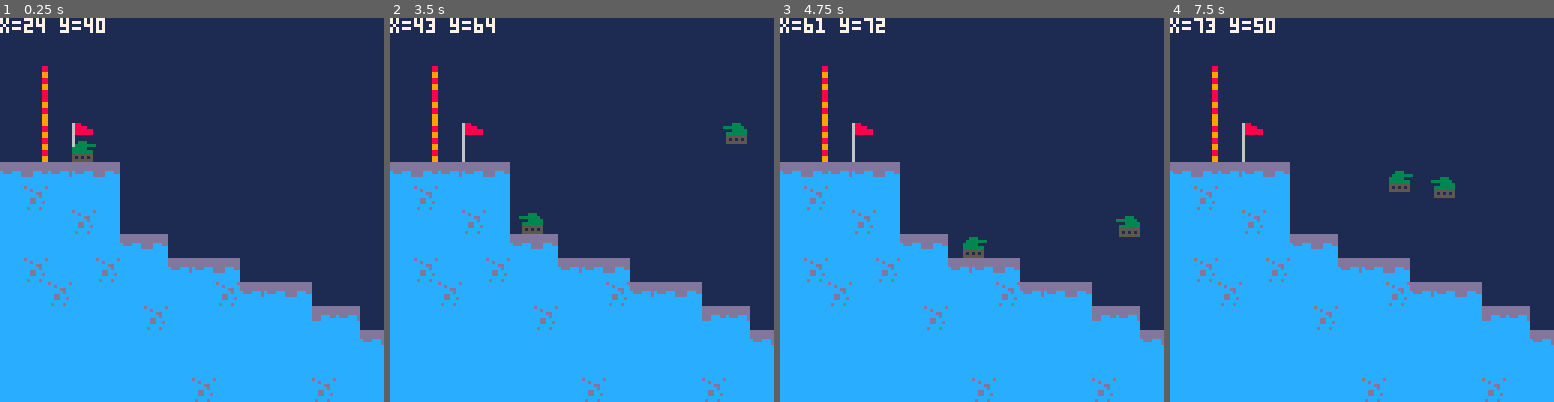
Above: before the commit, frames 1-4 (left to right).
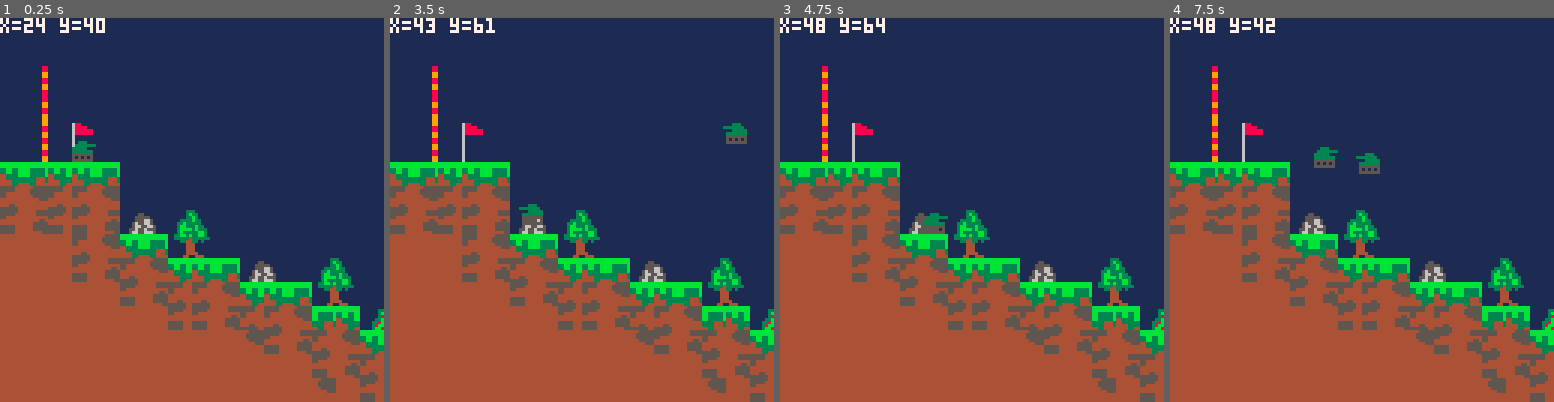
Above: after the commit, the same moments.

Repository: Finn4239/ShellShockLite
Game: PICO-8 cartridge game.p8
The game is run twice, just before and just after one commit, with the same random seed, the same clock (stepped at 60 frames per second) and the same inputs.
Inputs:
- Up to frame 1 (0.25 s): no input
- Up to frame 2 (3.5 s): tap X (X key) at 0.33, 1.07, 1.85, 2.97 s; hold Right 1.6-2.1 s; hold Up 2.15-2.42 s; hold Right 2.47-3.03 s; hold Left from 3.08 s (still down)
- Up to frame 3 (4.75 s): release Left at 3.58 s; hold Right 4.02-4.68 s; tap X (X key) at 4.08 s; hold Up from 4.73 s (still down)
- Up to frame 4 (7.5 s): release Up at 5.03 s; hold Left 5.08-5.68 s; tap X (X key) at 5.2, 6.32, 7.43 s; hold Right 6.08-6.58 s; hold Right 6.63-7.13 s; hold Up 7.18-7.45 s

The runs differ from the first frame. In frame 1, 44% of the frame differs, in the area x 0-100%, y 37-100%; in frame 2, 44%; in frame 3, 45%; in frame 4, 45%, in the area x 0-100%, y 0-100%.

Commit message:
add new map desgin but has some major bugs

Diff:
--- a/game.p8
+++ b/game.p8
@@ -273,19 +273,19 @@
 0006000000000000000000000000000000000000000000000000000000000000000000000000000000000000000000000000000000000000030303030303030312121312130000000000000000000000000000000000000000000000000000000000000000000000000000000000000000000000000000000000000000000000
 0006000000000000000000000000000000000000000000000000000000000000000000000000000000000000000000000000000000000000030303031203030312020302030000000000000000000000000000000000000000000000000000000000000000000000000000000000000000000000000000000000000000000000
 0006000400000000000000000000000000000000000000000000000000002200000000000000000000000000000000000000000000000000031203030303030303121312130000000000000000000000000000000000000000000000000000000000000000000000000000000000000000000000000000000000000000000000
-0006001400000000000000000000000000000000000000000000000000231300000000000000000000000000000000000000000000000000030303030303031303020302030000000000000000000000000000000000000000000000000000000000000000000000000000000000000000000000000000000000000000000000
-2223222223000000000000000000000000000000000000000000000000121300000000000000000000000000000000000000160000000000030312030303020303121312130000000000000000000000000000000000000000000000000000000000000000000000000000000000000000000000000000000000000000000000
-3212323233000000000000000000000000000000000000000000000000131222000000000000000000000000000000000000160000000000120303131213121312020302030000000000000000000000000000000000000000000000000000000000000000000000000000000000000000000000000000000000000000000000
-0202021202000000000000000000000000000000000000000000000022133413000000000000000000000000000000000000160000002222020303030203020302121312130000000000000000000000000000000000000000000000000000000000000000000000000000000000000000000000000000000000000000000000
-0202020202222300000000000000000000000000000000000000222313131313230000000000000000000000000000000000160000231213121303131213121312020302030000000000000000000000000000000000000000000000000000000000000000000000000000000000000000000000000000000000000000000000
-0212020212020222222300000000000000000000000022232223321232323302032223000000000000000000000000000000160023030203020302030303030303121312130000000000000000000000000000000000000000000000000000000000000000000000000000000000000000000000000000000000000000000000
-0202120202323332321222222300000000000022222332331233020212020212133233222300000000000000000000000000160012131213120312130303031203020302030000000000000000000000000000000000000000000000000000000000000000000000000000000000000000000000000000000000000000000000
-0202020202021202020202020223220000222332123302020202020202020202030203020322222323232222222322222222232202030203020302030203020303121312130000000000000000000000000000000000000000000000000000000000000000000000000000000000000000000000000000000000000000000000
-0202020202020202020202020202022223323312020202020202020202020212131213121312131213121312121312131213121312131203020312131213121312020302030000000000000000000000000000000000000000000000000000000000000000000000000000000000000000000000000000000000000000000000
-0202020202020202020202020202023233020202020202020202020202020202030203020302030203020302020302030203020302030203121302030203020302121312130000000000000000000000000000000000000000000000000000000000000000000000000000000000000000000000000000000000000000000000
-0202020202020202120232333212333302020202020202020202020202020212131213121302030203020302030203131213121312130203020312131213121312020302030000000000000000000000000000000000000000000000000000000000000000000000000000000000000000000000000000000000000000000000
-0202020202020202020202020202020202020202020202020202020202020202020303020312131213121312131213030203020302031213121302030203020302121312130000000000000000000000000000000000000000000000000000000000000000000000000000000000000000000000000000000000000000000000
-0202020202020202020202021202020202020202020202020202020202020212121313121302030203020312121312131213121302030203121312131213121312131202030000000000000000000000000000000000000000000000000000000000000000000000000000000000000000000000000000000000000000000000
+0006001400000000000000000000000000000000000000000000000000232500000000000000000000000000000000000000000000000000030303030303031303020302030000000000000000000000000000000000000000000000000000000000000000000000000000000000000000000000000000000000000000000000
+2223222223000000000000000000000000000000000000000000000000343500000000000000000000000000000000000000160000000000030312030303020303121312130000000000000000000000000000000000000000000000000000000000000000000000000000000000000000000000000000000000000000000000
+2425242425000000000000000000000000000000000000000000262700343522000000000000000000000000000000000000160000003a3b120303131213121312020302030000000000000000000000000000000000000000000000000000000000000000000000000000000000000000000000000000000000000000000000
+3435343435383926270000000000000000000000000000000000363722343525002627000000000000000000000000000000160000002222020303030203020302121312130000000000000000000000000000000000000000000000000000000000000000000000000000000000000000000000000000000000000000000000
+0202022425222336370000000000000000000000262700383900222335351335233637000000000000000000000000000000160000232425121303131213121312020302030000000000000000000000000000000000000000000000000000000000000000000000000000000000000000000000000000000000000000000000
+0212023435242522222338390026270000262700363722232223353535323535242223000026270000002627000026272627160023243435250302030303030303121312130000000000000000000000000000000000000000000000000000000000000000000000000000000000000000000000000000000000000000000000
+02021202023435242425222223363700003637222223242525242535120202353524252223363700383936373a3b36373637160024343534350312130303031203020302030000000000000000000000000000000000000000000000000000000000000000000000000000000000000000000000000000000000000000000000
+0202020203020334343524242523223a3b222324252425352425350202020213133434242522222323232222222322222222232234352425020302030203020303121312130000000000000000000000000000000000000000000000000000000000000000000000000000000000000000000000000000000000000000000000
+0202021213121303020325343524252223242524253435353435020202020213131313343524252425242524252425242524252425242535020312131213121312020302030000000000000000000000000000000000000000000000000000000000000000000000000000000000000000000000000000000000000000000000
+0202020202021213120203020334352425343502030203020302030202020202030203020334353435343534353435343534353435343503121302030203020302121312130000000000000000000000000000000000000000000000000000000000000000000000000000000000000000000000000000000000000000000000
+0202020202020202121213121325023435242512131213121312130202020212131213121302030203020302030203131213121312130203020312131213121312020302030000000000000000000000000000000000000000000000000000000000000000000000000000000000000000000000000000000000000000000000
+0202020202020202020202020302030203020302030203020302020202020202020303020312131213121312131213030203020302031213121302030203020302121312130000000000000000000000000000000000000000000000000000000000000000000000000000000000000000000000000000000000000000000000
+0202020202020202020202121312131213121312131213121302020202020212121313121302030203020312121312131213121302030203121312131213121312131202030000000000000000000000000000000000000000000000000000000000000000000000000000000000000000000000000000000000000000000000
 0202020202020202020202020203020302030203020302030203020302030203020302030203131213121302020302030203020312130203020302030203020302030212130000000000000000000000000000000000000000000000000000000000000000000000000000000000000000000000000000000000000000000000
 0202020202020202020202021213121312131213121312131213121312131213121312131213030203121312121312131213121302031213121312131213121312131202030000000000000000000000000000000000000000000000000000000000000000000000000000000000000000000000000000000000000000000000
 0202020202020202020202030203020202020202020202020202020302030202030202030203020313030203020302030203020302030203020302030203020302030212130000000000000000000000000000000000000000000000000000000000000000000000000000000000000000000000000000000000000000000000
--- a/src/core/game.lua
+++ b/src/core/game.lua
@@ -179,7 +179,7 @@
             end
 
             -- Schuss deaktivieren, wenn er den Bildschirm verlässt
-            if shot.x < 0 or shot.x > 128 then
+            if shot.x < 0 or shot.x > 380 then
                 shot.active = false
             end
         end
Not shown, changed: 32 lines of the sprite sheet (__gfx__) section of game.p8
